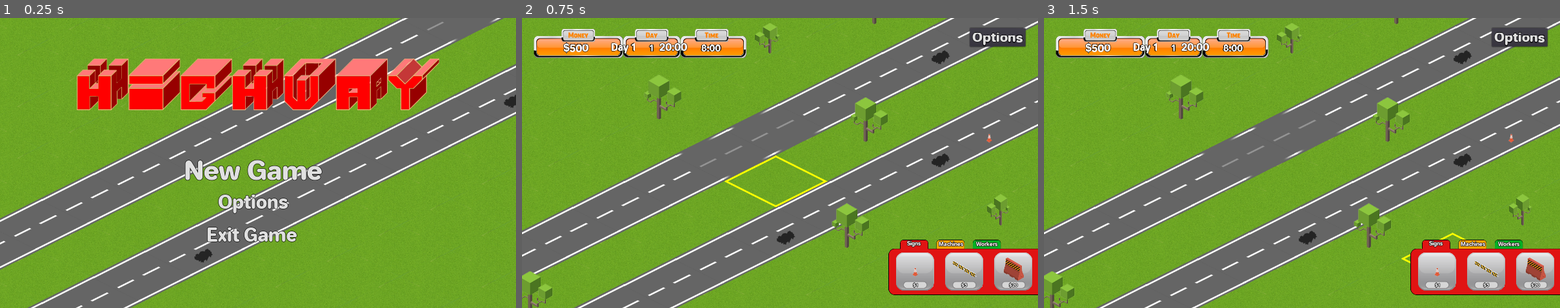
Above: before the commit, frames 1-3 (left to right).
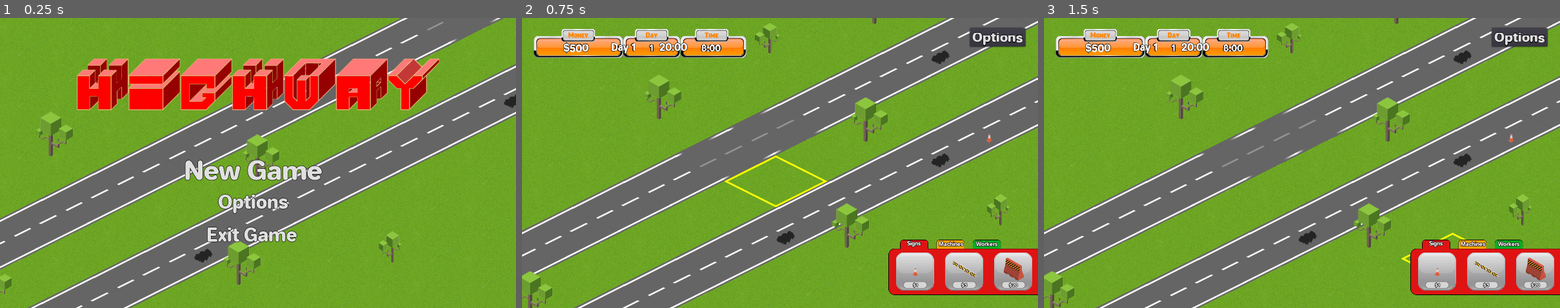
Above: after the commit, the same moments.

Repository: Machalord/Global-Game-Jam-2020
Game: Godot game, scene res://escenas/Menu.tscn
Two runs of this game, one before a commit and one after it. Both use one fixed random seed, a clock stepped at 60 frames per second and the inputs below.
Inputs:
- Up to frame 1 (0.25 s): no input
- Up to frame 2 (0.75 s): click "New Game" at 0.5 s
- Up to frame 3 (1.5 s): click "Signs" at 1.25 s

The runs differ from the first frame. In frame 1, 1.3% of the frame differs, in the area x 0-78%, y 24-96%; in frame 2, nothing differs; in frame 3, nothing differs.

Commit message:
fix main menu

Diff:
--- a/escenas/Menu.tscn
+++ b/escenas/Menu.tscn
@@ -1,9 +1,10 @@
-[gd_scene load_steps=17 format=2]
+[gd_scene load_steps=18 format=2]
 
 [ext_resource path="res://Camera2D.gd" type="Script" id=1]
 [ext_resource path="res://gamemenu.gd" type="Script" id=2]
 [ext_resource path="res://new_tileset.tres" type="TileSet" id=3]
 [ext_resource path="res://escenas/MainMenuHud.tscn" type="PackedScene" id=4]
+[ext_resource path="res://trees.tscn" type="PackedScene" id=5]
 [ext_resource path="res://escenas/spawnAutosmenu.tscn" type="PackedScene" id=6]
 [ext_resource path="res://escenas/Hud.tscn" type="PackedScene" id=7]
 
@@ -44,6 +45,7 @@
 current = true
 
 [node name="game" type="Node2D" parent="."]
+z_index = -5
 script = ExtResource( 2 )
 
 [node name="TileMap" type="TileMap" parent="game"]
@@ -158,6 +160,8 @@
 [node name="CollisionShape2D" type="CollisionShape2D" parent="game/Area2D2"]
 shape = SubResource( 10 )
 
+[node name="trees" parent="game" instance=ExtResource( 5 )]
+
 [node name="MainMenuHud" parent="." instance=ExtResource( 4 )]
 margin_left = -736.0
 margin_top = 382.0
--- a/game.tscn
+++ b/game.tscn
@@ -4,7 +4,7 @@
 [ext_resource path="res://new_tileset.tres" type="TileSet" id=2]
 [ext_resource path="res://game.gd" type="Script" id=3]
 [ext_resource path="res://cono.tscn" type="PackedScene" id=4]
-[ext_resource path="res://tree.png" type="Texture" id=5]
+[ext_resource path="res://trees.tscn" type="PackedScene" id=5]
 [ext_resource path="res://Camera2D.gd" type="Script" id=6]
 [ext_resource path="res://TilesManager.gd" type="Script" id=7]
 [ext_resource path="res://escenas/seleccion.tscn" type="PackedScene" id=8]
@@ -96,169 +96,7 @@
 [node name="cono2" parent="." instance=ExtResource( 4 )]
 position = Vector2( 1041.92, 333.632 )
 
-[node name="trees" type="Node2D" parent="."]
-position = Vector2( 791.898, 593.607 )
-scale = Vector2( 0.75, 0.75 )
-
-[node name="tree" type="Sprite" parent="trees"]
-position = Vector2( -125.625, -46.7786 )
-scale = Vector2( 1.33333, 1.33333 )
-z_index = 2
-texture = ExtResource( 5 )
-
-[node name="tree3" type="Sprite" parent="trees"]
-position = Vector2( -746.952, -472.633 )
-scale = Vector2( 1.33333, 1.33333 )
-z_index = 2
-texture = ExtResource( 5 )
-
-[node name="tree4" type="Sprite" parent="trees"]
-position = Vector2( -401.211, -667.323 )
-scale = Vector2( 0.900208, 0.913744 )
-z_index = 2
-texture = ExtResource( 5 )
-flip_h = true
-
-[node name="tree5" type="Sprite" parent="trees"]
-position = Vector2( 362.909, -99.392 )
-scale = Vector2( 0.821935, 0.939539 )
-z_index = 2
-texture = ExtResource( 5 )
-flip_h = true
-
-[node name="tree2" type="Sprite" parent="trees"]
-position = Vector2( -63.6253, -397.967 )
-scale = Vector2( 1.33333, 1.33333 )
-z_index = 2
-texture = ExtResource( 5 )
-
-[node name="tree10" type="Sprite" parent="trees"]
-position = Vector2( -1235.26, 528.587 )
-scale = Vector2( 1.33333, 1.33333 )
-z_index = 2
-texture = ExtResource( 5 )
-
-[node name="tree9" type="Sprite" parent="trees"]
-position = Vector2( -1856.58, 102.732 )
-scale = Vector2( 1.33333, 1.33333 )
-z_index = 2
-texture = ExtResource( 5 )
-
-[node name="tree8" type="Sprite" parent="trees"]
-position = Vector2( -1510.84, -91.9573 )
-scale = Vector2( 0.900208, 0.913744 )
-z_index = 2
-texture = ExtResource( 5 )
-flip_h = true
-
-[node name="tree7" type="Sprite" parent="trees"]
-position = Vector2( -746.724, 475.973 )
-scale = Vector2( 0.821935, 0.939539 )
-z_index = 2
-texture = ExtResource( 5 )
-flip_h = true
-
-[node name="tree6" type="Sprite" parent="trees"]
-position = Vector2( -1173.26, 177.399 )
-scale = Vector2( 1.33333, 1.33333 )
-z_index = 2
-texture = ExtResource( 5 )
-
-[node name="tree15" type="Sprite" parent="trees"]
-position = Vector2( -2121.14, 948.697 )
-scale = Vector2( 1.33333, 1.33333 )
-z_index = 2
-texture = ExtResource( 5 )
-
-[node name="tree14" type="Sprite" parent="trees"]
-position = Vector2( -2742.46, 522.84 )
-scale = Vector2( 1.33333, 1.33333 )
-z_index = 2
-texture = ExtResource( 5 )
-
-[node name="tree13" type="Sprite" parent="trees"]
-position = Vector2( -2396.72, 328.151 )
-scale = Vector2( 0.900208, 0.913744 )
-z_index = 2
-texture = ExtResource( 5 )
-flip_h = true
-
-[node name="tree12" type="Sprite" parent="trees"]
-position = Vector2( -1632.6, 896.084 )
-scale = Vector2( 0.821935, 0.939539 )
-z_index = 2
-texture = ExtResource( 5 )
-flip_h = true
-
-[node name="tree11" type="Sprite" parent="trees"]
-position = Vector2( -2059.14, 597.511 )
-scale = Vector2( 1.33333, 1.33333 )
-z_index = 2
-texture = ExtResource( 5 )
-
-[node name="tree20" type="Sprite" parent="trees"]
-position = Vector2( 586.736, -361.86 )
-scale = Vector2( 1.33333, 1.33333 )
-z_index = 2
-texture = ExtResource( 5 )
-
-[node name="tree19" type="Sprite" parent="trees"]
-position = Vector2( -34.596, -787.714 )
-scale = Vector2( 1.33333, 1.33333 )
-z_index = 2
-texture = ExtResource( 5 )
-
-[node name="tree18" type="Sprite" parent="trees"]
-position = Vector2( 311.149, -982.404 )
-scale = Vector2( 0.900208, 0.913744 )
-z_index = 2
-texture = ExtResource( 5 )
-flip_h = true
-
-[node name="tree17" type="Sprite" parent="trees"]
-position = Vector2( 1075.27, -414.473 )
-scale = Vector2( 0.821935, 0.939539 )
-z_index = 2
-texture = ExtResource( 5 )
-flip_h = true
-
-[node name="tree16" type="Sprite" parent="trees"]
-position = Vector2( 648.736, -713.047 )
-scale = Vector2( 1.33333, 1.33333 )
-z_index = 2
-texture = ExtResource( 5 )
-
-[node name="tree25" type="Sprite" parent="trees"]
-position = Vector2( 1472.62, -804.799 )
-scale = Vector2( 1.33333, 1.33333 )
-z_index = 2
-texture = ExtResource( 5 )
-
-[node name="tree24" type="Sprite" parent="trees"]
-position = Vector2( 851.283, -1230.65 )
-scale = Vector2( 1.33333, 1.33333 )
-z_index = 2
-texture = ExtResource( 5 )
-
-[node name="tree23" type="Sprite" parent="trees"]
-position = Vector2( 1197.03, -1425.34 )
-scale = Vector2( 0.900208, 0.913744 )
-z_index = 2
-texture = ExtResource( 5 )
-flip_h = true
-
-[node name="tree22" type="Sprite" parent="trees"]
-position = Vector2( 1961.15, -857.413 )
-scale = Vector2( 0.821935, 0.939539 )
-z_index = 2
-texture = ExtResource( 5 )
-flip_h = true
-
-[node name="tree21" type="Sprite" parent="trees"]
-position = Vector2( 1534.62, -1155.99 )
-scale = Vector2( 1.33333, 1.33333 )
-z_index = 2
-texture = ExtResource( 5 )
+[node name="trees" parent="." instance=ExtResource( 5 )]
 
 [node name="CameraControl" type="Node2D" parent="."]
 position = Vector2( 522.385, 402.602 )
--- /dev/null
+++ b/trees.tscn
@@ -0,0 +1,167 @@
+[gd_scene load_steps=2 format=2]
+
+[ext_resource path="res://tree.png" type="Texture" id=1]
+
+[node name="trees" type="Node2D"]
+position = Vector2( 791.898, 593.607 )
+scale = Vector2( 0.75, 0.75 )
+
+[node name="tree" type="Sprite" parent="."]
+position = Vector2( -125.625, -46.7786 )
+scale = Vector2( 1.33333, 1.33333 )
+z_index = 2
+texture = ExtResource( 1 )
+
+[node name="tree3" type="Sprite" parent="."]
+position = Vector2( -746.952, -472.633 )
+scale = Vector2( 1.33333, 1.33333 )
+z_index = 2
+texture = ExtResource( 1 )
+
+[node name="tree4" type="Sprite" parent="."]
+position = Vector2( -401.211, -667.323 )
+scale = Vector2( 0.900208, 0.913744 )
+z_index = 2
+texture = ExtResource( 1 )
+flip_h = true
+
+[node name="tree5" type="Sprite" parent="."]
+position = Vector2( 362.909, -99.392 )
+scale = Vector2( 0.821935, 0.939539 )
+z_index = 2
+texture = ExtResource( 1 )
+flip_h = true
+
+[node name="tree2" type="Sprite" parent="."]
+position = Vector2( -63.6253, -397.967 )
+scale = Vector2( 1.33333, 1.33333 )
+z_index = 2
+texture = ExtResource( 1 )
+
+[node name="tree10" type="Sprite" parent="."]
+position = Vector2( -1235.26, 528.587 )
+scale = Vector2( 1.33333, 1.33333 )
+z_index = 2
+texture = ExtResource( 1 )
+
+[node name="tree9" type="Sprite" parent="."]
+position = Vector2( -1856.58, 102.732 )
+scale = Vector2( 1.33333, 1.33333 )
+z_index = 2
+texture = ExtResource( 1 )
+
+[node name="tree8" type="Sprite" parent="."]
+position = Vector2( -1510.84, -91.9573 )
+scale = Vector2( 0.900208, 0.913744 )
+z_index = 2
+texture = ExtResource( 1 )
+flip_h = true
+
+[node name="tree7" type="Sprite" parent="."]
+position = Vector2( -746.724, 475.973 )
+scale = Vector2( 0.821935, 0.939539 )
+z_index = 2
+texture = ExtResource( 1 )
+flip_h = true
+
+[node name="tree6" type="Sprite" parent="."]
+position = Vector2( -1173.26, 177.399 )
+scale = Vector2( 1.33333, 1.33333 )
+z_index = 2
+texture = ExtResource( 1 )
+
+[node name="tree15" type="Sprite" parent="."]
+position = Vector2( -2121.14, 948.697 )
+scale = Vector2( 1.33333, 1.33333 )
+z_index = 2
+texture = ExtResource( 1 )
+
+[node name="tree14" type="Sprite" parent="."]
+position = Vector2( -2742.46, 522.84 )
+scale = Vector2( 1.33333, 1.33333 )
+z_index = 2
+texture = ExtResource( 1 )
+
+[node name="tree13" type="Sprite" parent="."]
+position = Vector2( -2396.72, 328.151 )
+scale = Vector2( 0.900208, 0.913744 )
+z_index = 2
+texture = ExtResource( 1 )
+flip_h = true
+
+[node name="tree12" type="Sprite" parent="."]
+position = Vector2( -1632.6, 896.084 )
+scale = Vector2( 0.821935, 0.939539 )
+z_index = 2
+texture = ExtResource( 1 )
+flip_h = true
+
+[node name="tree11" type="Sprite" parent="."]
+position = Vector2( -2059.14, 597.511 )
+scale = Vector2( 1.33333, 1.33333 )
+z_index = 2
+texture = ExtResource( 1 )
+
+[node name="tree20" type="Sprite" parent="."]
+position = Vector2( 586.736, -361.86 )
+scale = Vector2( 1.33333, 1.33333 )
+z_index = 2
+texture = ExtResource( 1 )
+
+[node name="tree19" type="Sprite" parent="."]
+position = Vector2( -34.596, -787.714 )
+scale = Vector2( 1.33333, 1.33333 )
+z_index = 2
+texture = ExtResource( 1 )
+
+[node name="tree18" type="Sprite" parent="."]
+position = Vector2( 311.149, -982.404 )
+scale = Vector2( 0.900208, 0.913744 )
+z_index = 2
+texture = ExtResource( 1 )
+flip_h = true
+
+[node name="tree17" type="Sprite" parent="."]
+position = Vector2( 1075.27, -414.473 )
+scale = Vector2( 0.821935, 0.939539 )
+z_index = 2
+texture = ExtResource( 1 )
+flip_h = true
+
+[node name="tree16" type="Sprite" parent="."]
+position = Vector2( 648.736, -713.047 )
+scale = Vector2( 1.33333, 1.33333 )
+z_index = 2
+texture = ExtResource( 1 )
+
+[node name="tree25" type="Sprite" parent="."]
+position = Vector2( 1472.62, -804.799 )
+scale = Vector2( 1.33333, 1.33333 )
+z_index = 2
+texture = ExtResource( 1 )
+
+[node name="tree24" type="Sprite" parent="."]
+position = Vector2( 851.283, -1230.65 )
+scale = Vector2( 1.33333, 1.33333 )
+z_index = 2
+texture = ExtResource( 1 )
+
+[node name="tree23" type="Sprite" parent="."]
+position = Vector2( 1197.03, -1425.34 )
+scale = Vector2( 0.900208, 0.913744 )
+z_index = 2
+texture = ExtResource( 1 )
+flip_h = true
+
+[node name="tree22" type="Sprite" parent="."]
+position = Vector2( 1961.15, -857.413 )
+scale = Vector2( 0.821935, 0.939539 )
+z_index = 2
+texture = ExtResource( 1 )
+flip_h = true
+
+[node name="tree21" type="Sprite" parent="."]
+position = Vector2( 1534.62, -1155.99 )
+scale = Vector2( 1.33333, 1.33333 )
+z_index = 2
+texture = ExtResource( 1 )
Not shown: 9 places in game.tscn that only renumber resources
